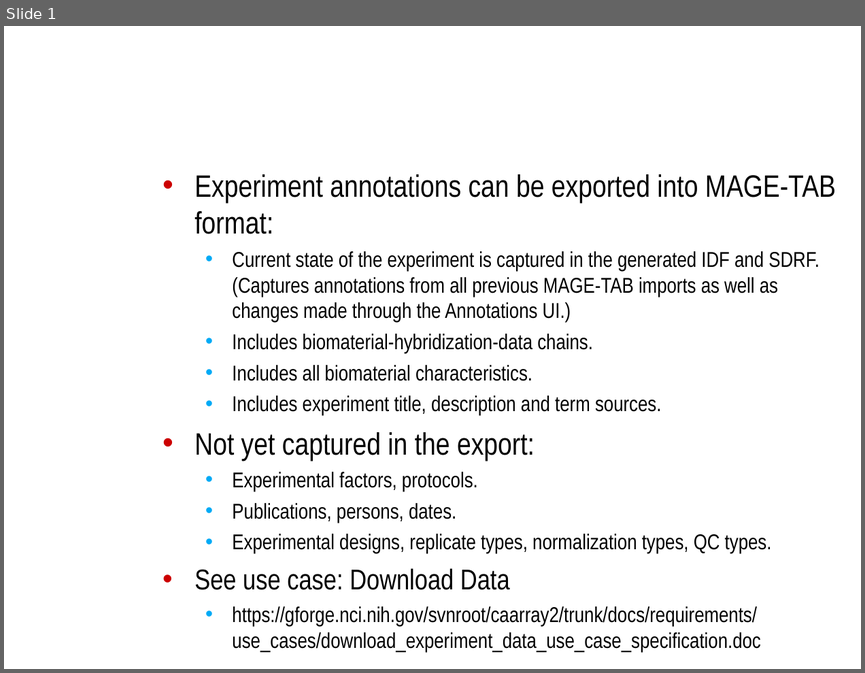
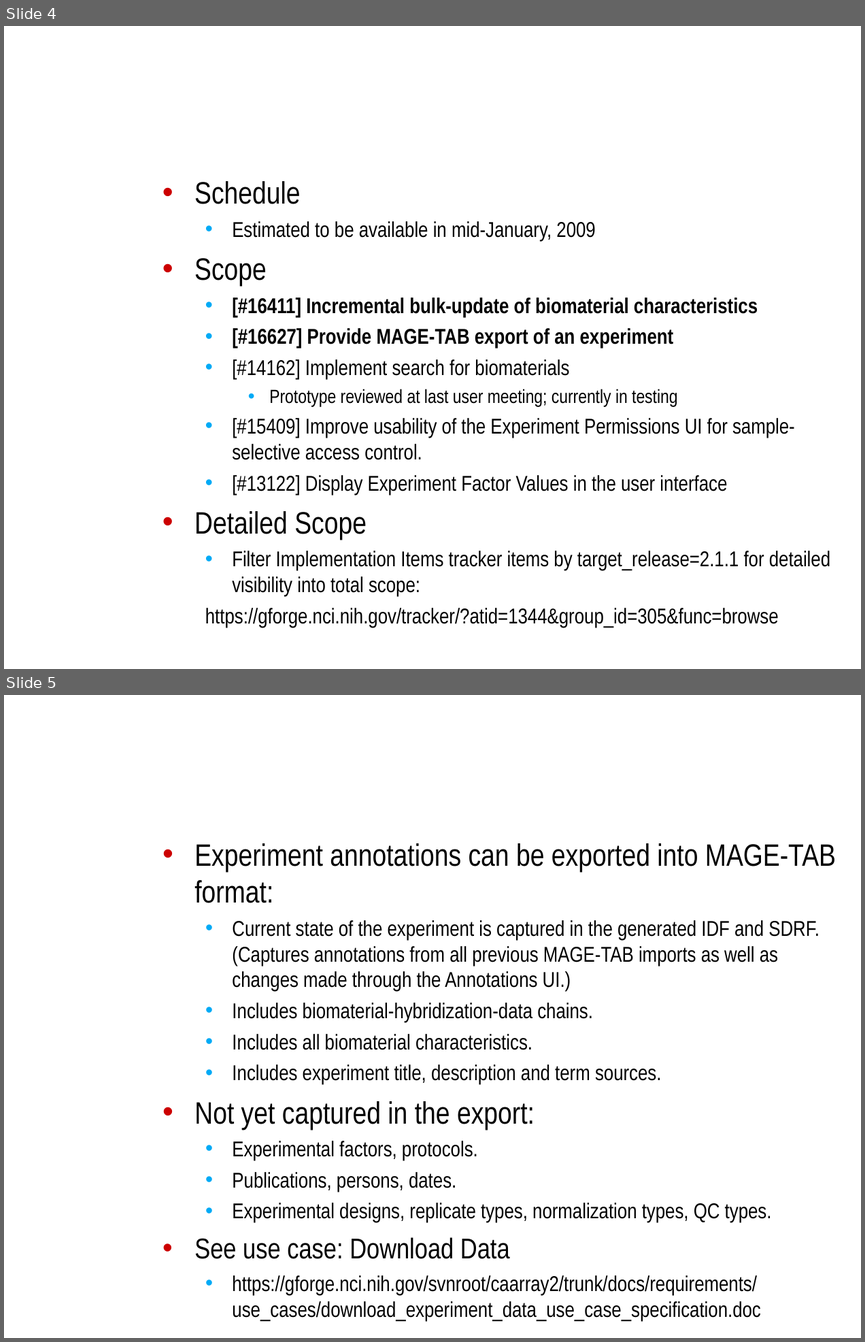
Before and after one commit to NCIP/caarray-docs, a slide deck: project_management/open_meetings/caArray User Community Meeting 2008.11.05.ppt. Shown one above the other, each under a label of ours: slide 1 before the commit, slides 4 and 5 after it. The pictures are 865x673 and 865x1342 pixels, drawn with LibreOffice and Linux fonts; fonts in the diff are those of the drawing; background and template pictures are left out. Boxes give left, top, right and bottom in pixels: in the first picture for what was removed or moved away, otherwise in the second. Text is boxed around its words. In the diff, an @@ line names an element or a change of style, - is before the commit and + after.

```diff
--- a/project_management/open_meetings/caArray User Community Meeting 2008.11.05.ppt
+++ b/project_management/open_meetings/caArray User Community Meeting 2008.11.05.ppt
@@ slide 4 added at [4,26,861,669], background picture (left out) @@
@@ title added at [154,26,847,155], 32 pt, text #FFFFFF, bold @@
+Next release: 2.2.0
@@ text added at [194,181,830,627], 18 pt, text #000000 @@
+• Schedule
+  • Estimated to be available in mid-January, 2009
+• Scope
+  • [#16411] Incremental bulk-update of biomaterial characteristics
+  • [#16627] Provide MAGE-TAB export of an experiment
+  • [#14162] Implement search for biomaterials
+    • Prototype reviewed at last user meeting; currently in testing
+  • [#15409] Improve usability of the Experiment Permissions UI for sample-selective access control.
+  • [#13122] Display Experiment Factor Values in the user interface
+• Detailed Scope
+  • Filter Implementation Items tracker items by target_release=2.1.1 for detailed visibility into total scope:
+  https://gforge.nci.nih.gov/tracker/?atid=1344&group_id=305&func=browse
@@ what was slide 1 is now slide 5 @@
```
Also in this commit, not shown: 5 other slides added.
